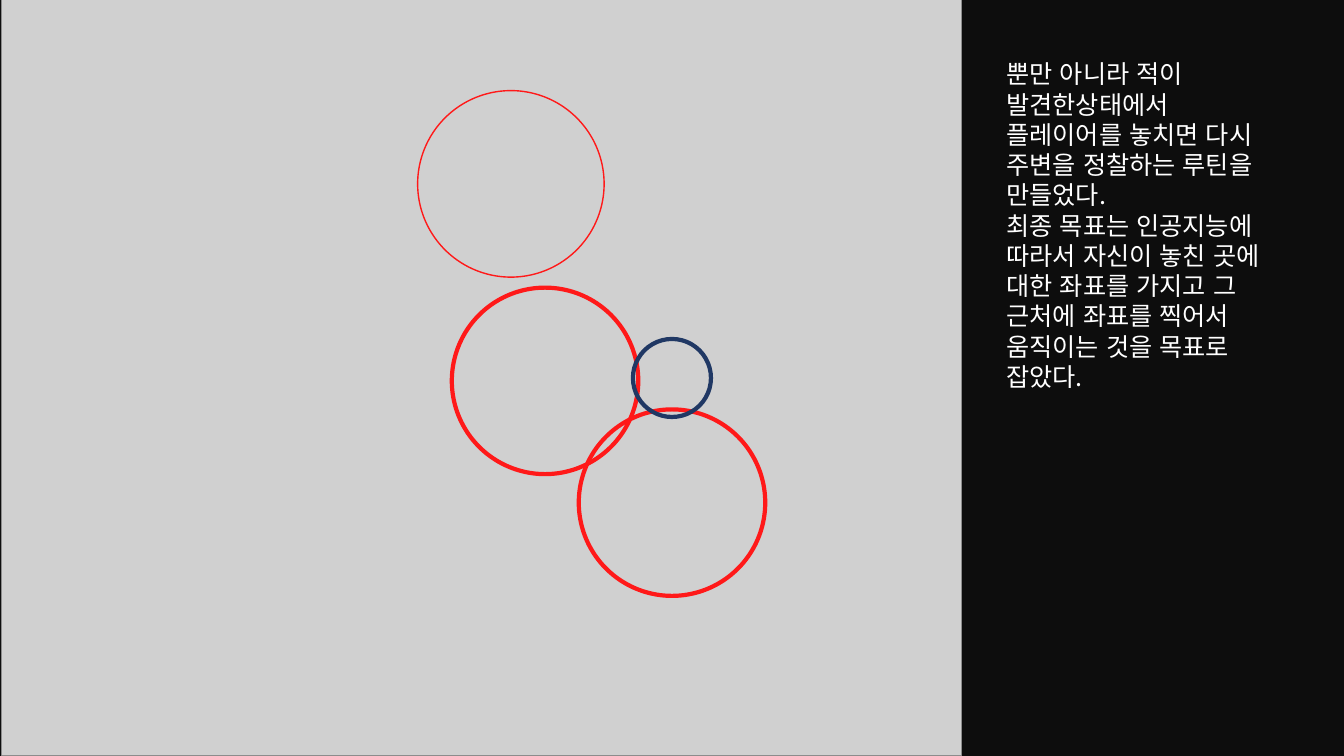
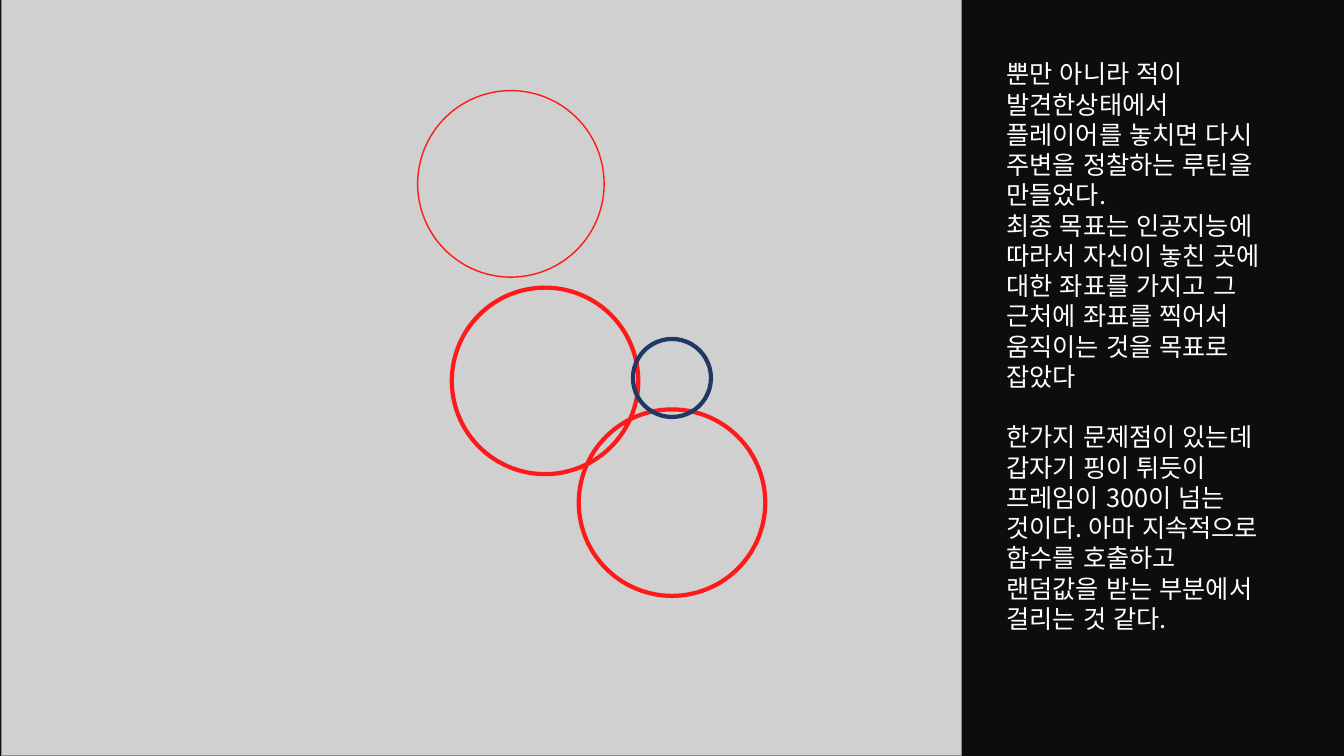
Before and after one commit to andy2276/kim, a slide deck: slide 8 of 2Dproject/20180925_2DprojectPPT_ver6_ppt.pptx. Drawn at 1344x756 pixels with LibreOffice and Linux fonts; fonts in the diff are those of the drawing; grey boxes stand for pictures. Boxes give left, top, right and bottom in pixels: in the first picture for what was removed or moved away, otherwise in the second. Text is boxed around its words. In the diff, an @@ line names an element or a change of style, - is before the commit and + after.

```diff
--- a/2Dproject/20180925_2DprojectPPT_ver6_ppt.pptx
+++ b/2Dproject/20180925_2DprojectPPT_ver6_ppt.pptx
@@ text at box(1006, 214, 1259, 630): text changed @@
-최종 목표는 인공지능에 따라서 자신이 놓친 곳에 대한 좌표를 가지고 그 근처에 좌표를 찍어서 움직이는 것을 목표로 잡았다.
+최종 목표는 인공지능에 따라서 자신이 놓친 곳에 대한 좌표를 가지고 그 근처에 좌표를 찍어서 움직이는 것을 목표로 잡았다
+한가지 문제점이 있는데 갑자기 핑이 튀듯이 프레임이 300이 넘는 것이다. 아마 지속적으로 함수를 호출하고 랜덤값을 받는 부분에서 걸리는 것 같다.
```
Also in this commit, not shown: 1 other slide changed.
